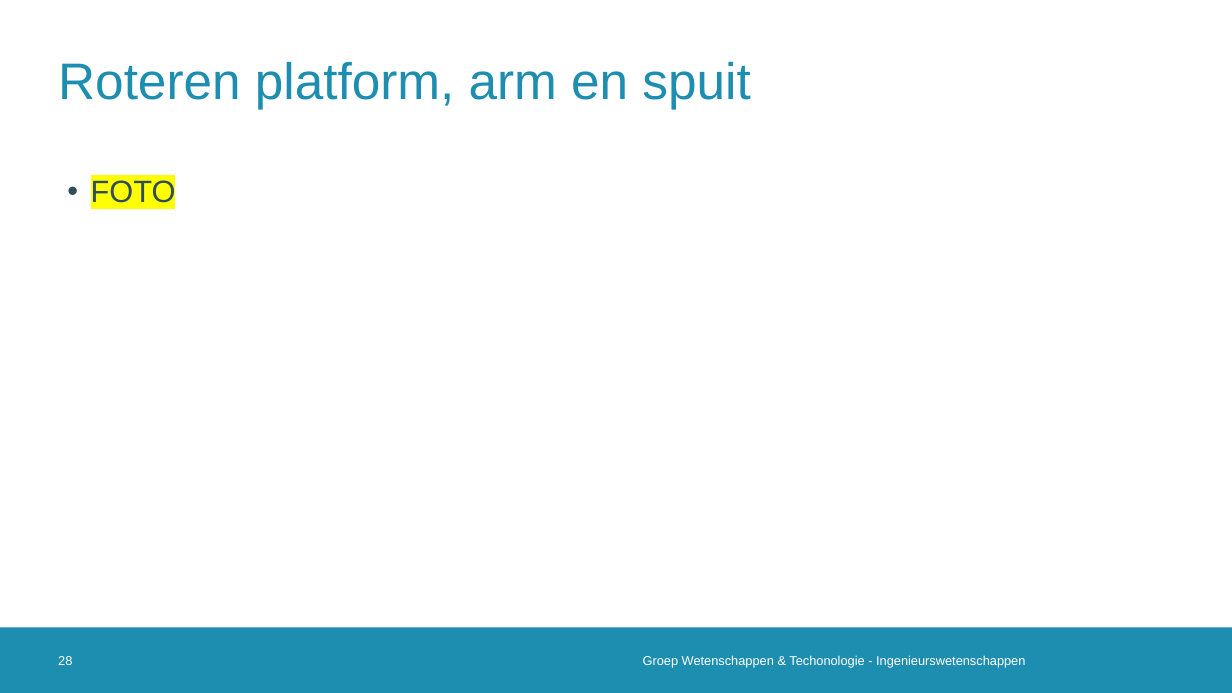
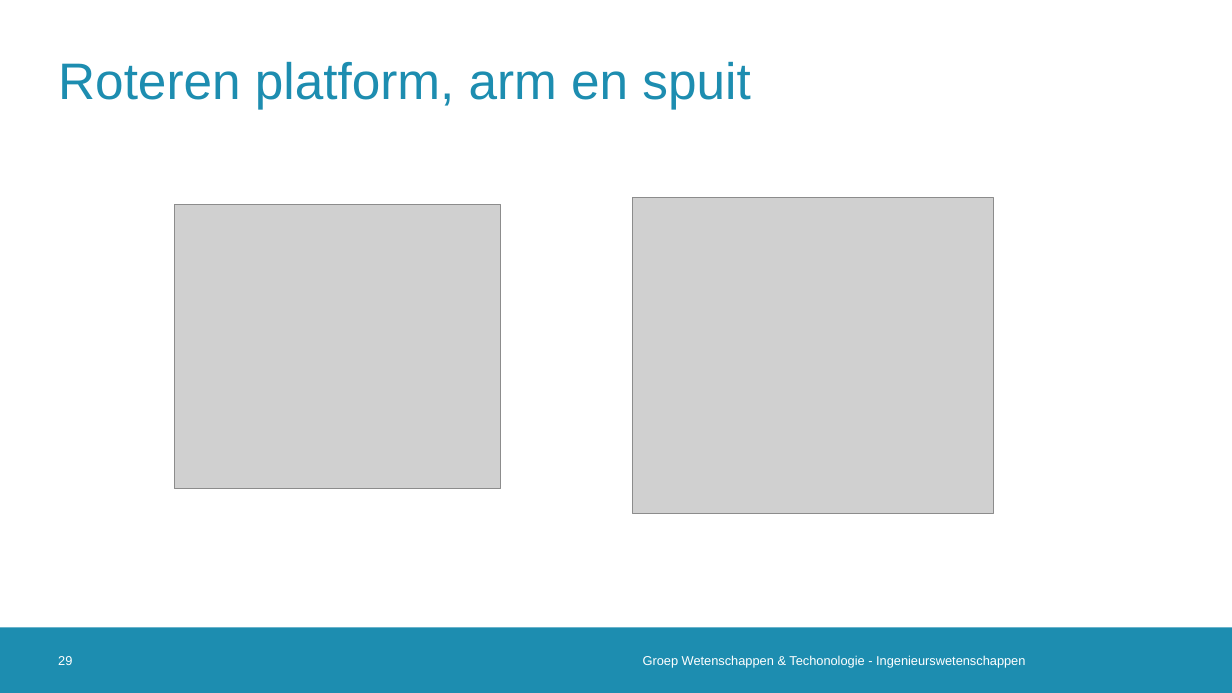
Before and after one commit to 2023-2022-KULAK-IW/2022_2023_Probleemoplossen_en_Ontwerpen_2, a slide deck: slide 29 of LATEX + ppt/Tussentijdse Presentatie .pptx (slide 28 before the commit). Drawn at 1232x693 pixels with LibreOffice and Linux fonts; fonts in the diff are those of the drawing; grey boxes stand for pictures; background and template pictures are left out. Boxes give left, top, right and bottom in pixels: in the first picture for what was removed or moved away, otherwise in the second. Text is boxed around its words. In the diff, an @@ line names an element or a change of style, - is before the commit and + after.

Commit message:
PPT

```diff
--- a/LATEX + ppt/Tussentijdse Presentatie .pptx
+++ b/LATEX + ppt/Tussentijdse Presentatie .pptx
@@ text removed at (x1=91, y1=178, x2=176, y2=208) @@
-• FOTO
@@ picture added at (x1=175, y1=204, x2=501, y2=489) @@
@@ picture added at (x1=632, y1=198, x2=994, y2=513) @@
@@ page number at (x1=58, y1=656, x2=72, y2=665): text changed @@
-28
+29
```
Also in this commit, not shown: 11 other slides changed, 4 slides added, 3 other files.
